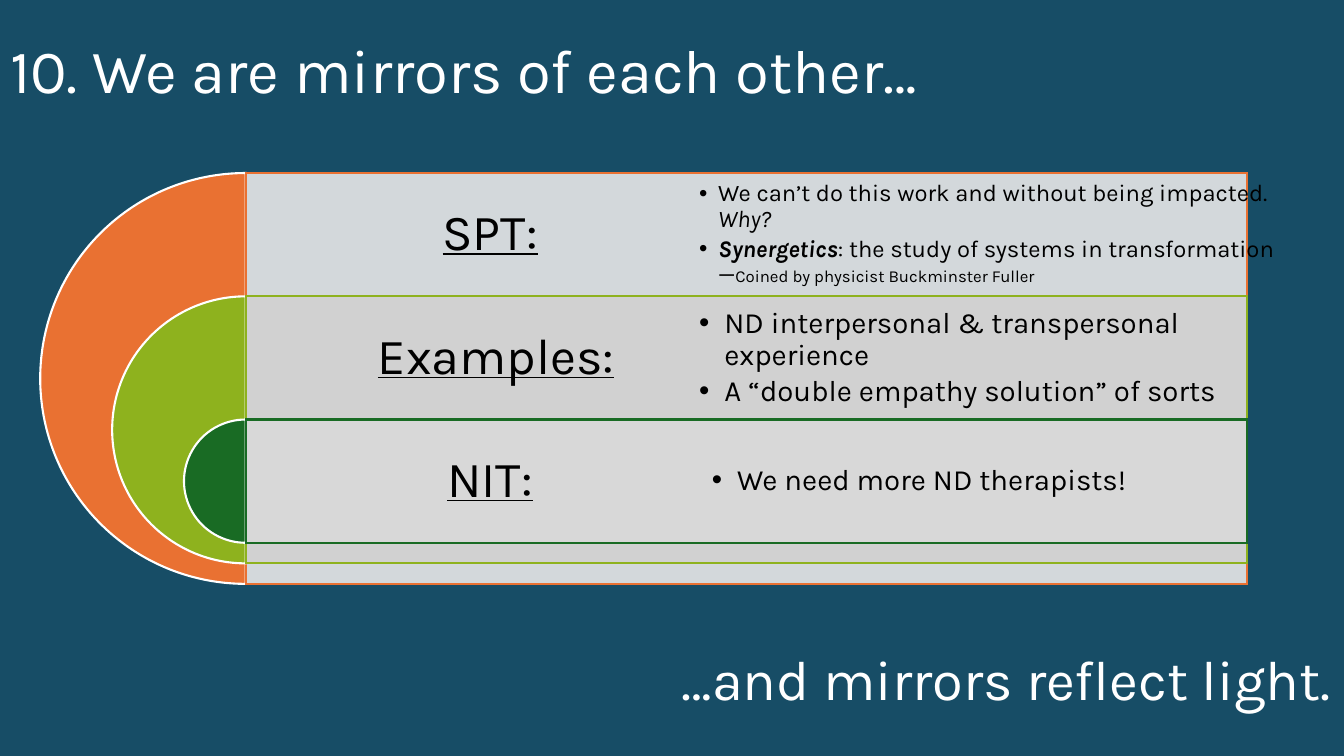
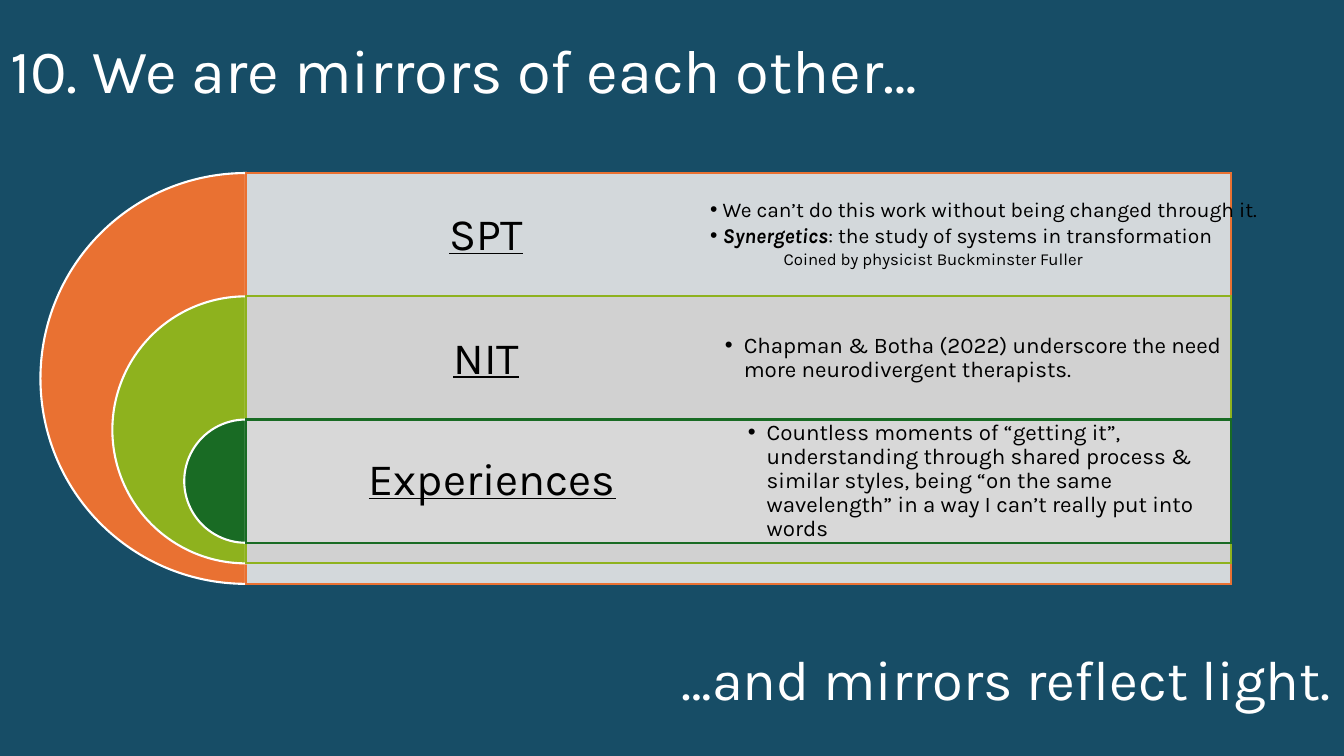
Before and after one commit to gurumojo/presentation-archive, a slide deck: slide 28 of archive/kb/capstone-slides.pptx. Drawn at 1344x756 pixels with LibreOffice and Linux fonts; fonts in the diff are those of the drawing. Boxes give left, top, right and bottom in pixels: in the first picture for what was removed or moved away, otherwise in the second. Text is boxed around its words. In the diff, an @@ line names an element or a change of style, - is before the commit and + after.

```diff
--- a/archive/kb/capstone-slides.pptx
+++ b/archive/kb/capstone-slides.pptx
@@ rectangle: place and size @@
-rectangle at bbox=[246, 173, 1248, 585]
+rectangle at bbox=[246, 173, 1232, 585]
@@ text at bbox=[723, 198, 1257, 269]: text changed; size 17 to 15 pt @@
-  • We can’t do this work and without being impacted. Why?
-  • Synergetics: the study of systems in transformation —Coined by physicist Buckminster Fuller
+  • We can’t do this work without being changed through it.
+  • Synergetics: the study of systems in transformation Coined by physicist Buckminster Fuller
@@ text at bbox=[449, 221, 523, 254]: text changed; size 36 to 32 pt @@
-SPT:
+SPT
@@ rectangle: place and size @@
-rectangle at bbox=[246, 296, 1248, 564]
+rectangle at bbox=[246, 296, 1232, 564]
@@ text removed at bbox=[378, 339, 614, 386] @@
-Examples:
@@ text at bbox=[453, 346, 519, 378]: text changed; size 36 to 32 pt @@
-NIT:
+NIT
@@ text at bbox=[744, 337, 1221, 383]: text changed; size 21 to 16 pt @@
-  • ND interpersonal & transpersonal experience
-  • A “double empathy solution” of sorts
+  • Chapman & Botha (2022) underscore the need more neurodivergent therapists.
@@ rectangle: place and size @@
-rectangle at bbox=[246, 419, 1248, 542]
+rectangle at bbox=[246, 419, 1232, 542]
@@ text at bbox=[767, 419, 1193, 543]: text changed; size 21 to 16 pt @@
-  • We need more ND therapists!
+  • Countless moments of “getting it”, understanding through shared process & similar styles, being “on the same wavelength” in a way I can’t really put into words
@@ text added at bbox=[369, 464, 616, 506], 32 pt, text #000000, underline @@
+Experiences
```
Also in this commit, not shown: 22 other slides changed.
